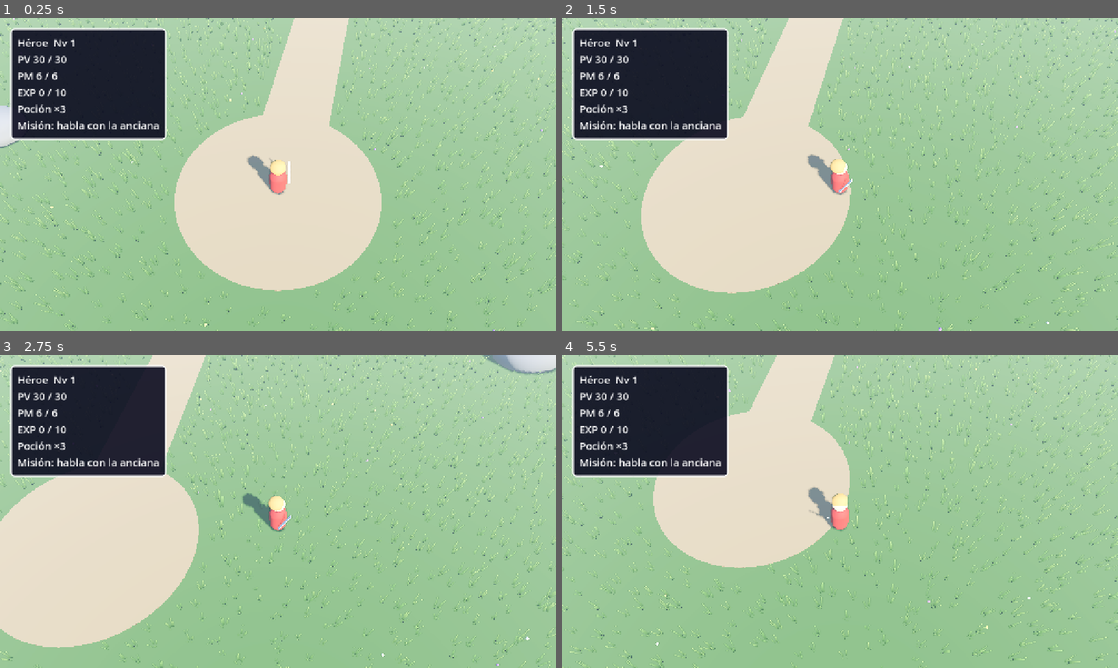
Above: before the commit, frames 1-4 (two rows, left to right).
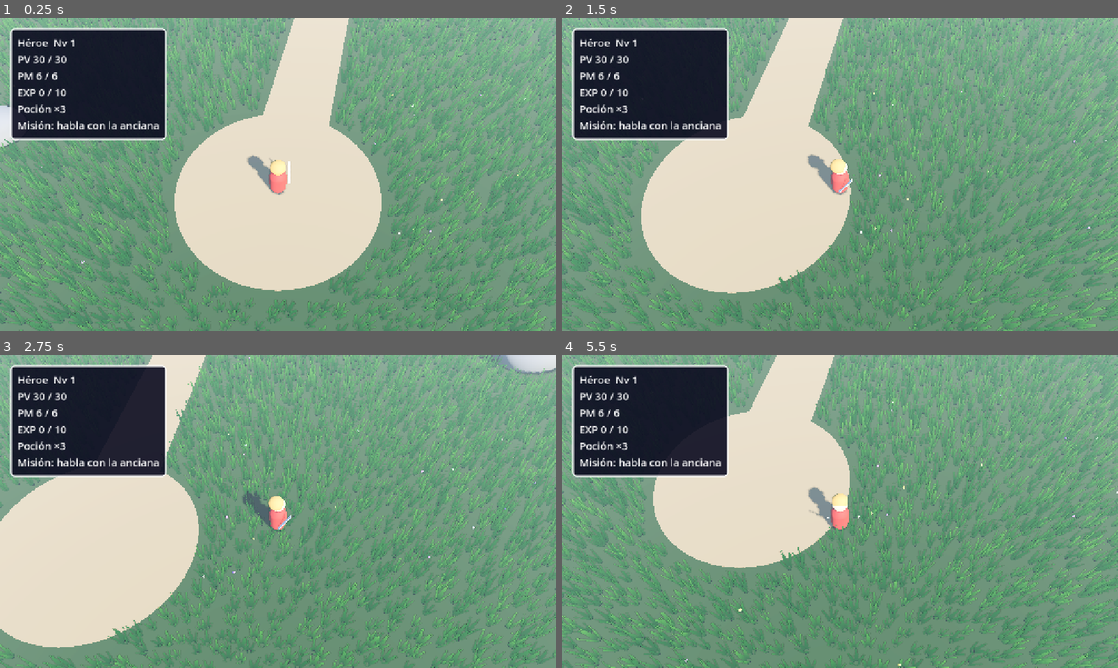
Above: after the commit, the same moments.

Repository: apergas/rpg-turnos
Game: Godot game, scene res://scenes/game/game.tscn
Same seed, same stepped clock (60 frames per second), same inputs: the game is played once before the commit and once after it.
Inputs (mouse positions are in pixels of both pictures, inside the frame that each line leads up to):
- Up to frame 1 (0.25 s): no input
- Up to frame 2 (1.5 s): tap Enter (ui_accept) at 0.5, 0.77 s; move the mouse to (962, 158) at 0.52 s; hold D 0.53-1.25 s; click (962, 158) at 0.67 s; drag from (728, 190) to (812, 237) at 1.27 s
- Up to frame 3 (2.75 s): move the mouse to (333, 442) at 2.02 s; hold D from 2.03 s (still down)
- Up to frame 4 (5.5 s): release D at 2.75 s; drag from (812, 574) to (673, 464) at 2.77 s; move the mouse to (1006, 558) at 3.52 s; hold A 3.53-4.25 s; tap Enter (ui_accept) at 3.77 s; drag from (673, 464) to (756, 433) at 4.27 s; move the mouse to (867, 511) at 5.02 s; hold S from 5.03 s (still down); click (867, 511) at 5.17 s

The runs differ from the first frame. In frame 1, 69% of the frame differs, in the area x 0-100%, y 0-100%; in frame 2, 69%; in frame 3, 71%; in frame 4, 75%.

Commit message:
Thicken and darken the tall grass

Diff:
--- a/scripts/world/vegetation.gd
+++ b/scripts/world/vegetation.gd
@@ -5,18 +5,18 @@
 ## The returned material sways with the wind; set_pusher() bends it away from a point.
 
 const GRASS_SHADER := preload("res://shaders/grass.gdshader")
-const BLADES := 5
-const BLADE_WIDTH := 0.06
-const BLADE_HEIGHT := 0.5
+const BLADES := 7
+const BLADE_WIDTH := 0.12
+const BLADE_HEIGHT := 0.7
 ## How far each blade's tip leans out from the tuft centre.
-const BLADE_LEAN := 0.15
-const SPACING := 0.65
-const JITTER := 0.3
+const BLADE_LEAN := 0.2
+const SPACING := 0.45
+const JITTER := 0.2
 const MIN_SCALE := 0.8
 const MAX_SCALE := 1.3
 const CHUNK := 12.0
-## Two tip greens; every tuft gets a mix of them.
-const TIP_COLORS := [Color(0.36, 0.62, 0.22), Color(0.52, 0.7, 0.26)]
+## Two tip greens (sRGB, saturated); every tuft gets a mix of them.
+const TIP_COLORS := [Color(0.22, 0.55, 0.12), Color(0.42, 0.72, 0.16)]
 const FLOWERS_PER_M2 := 300.0 / 3600.0
 const FLOWER_COLORS := [Color(0.95, 0.95, 0.9), Color(0.98, 0.85, 0.2), Color(0.62, 0.42, 0.88)]
 const FLOWER_HEIGHT := Vector2(0.3, 0.45)
@@ -39,7 +39,8 @@
 				z + rng.randf_range(-JITTER, JITTER))
 			var yaw := rng.randf() * TAU
 			var scl := rng.randf_range(MIN_SCALE, MAX_SCALE)
-			var tint: Color = TIP_COLORS[0].lerp(TIP_COLORS[1], rng.randf())
+			# Custom data skips the sRGB conversion that base_color gets, so convert here.
+			var tint: Color = TIP_COLORS[0].lerp(TIP_COLORS[1], rng.randf()).srgb_to_linear()
 			if is_free.call(pos):
 				var key := Vector2i(floori(pos.x / CHUNK), floori(pos.z / CHUNK))
 				if not chunks.has(key):
--- a/scripts/world/world_stage.gd
+++ b/scripts/world/world_stage.gd
@@ -17,7 +17,7 @@
 const GRASS_PATH_MARGIN := 0.3
 const GRASS_ROCK_MARGIN := 0.2
 ## Floor under the tall grass: darker than the battle field so gaps read as shade.
-const GRASS_FLOOR := Color(0.22, 0.4, 0.15)
+const GRASS_FLOOR := Color(0.08, 0.22, 0.05)
 ## Where the old woman stands and where the Rey Slime waits once the quest unlocks it.
 const NPC_POS := Vector3(-2.5, 0, -20)
 const BOSS_POS := Vector3(0, 0, -27.5)
--- a/shaders/grass.gdshader
+++ b/shaders/grass.gdshader
@@ -4,7 +4,7 @@
 shader_type spatial;
 render_mode cull_disabled, specular_disabled;
 
-uniform vec3 base_color : source_color = vec3(0.16, 0.32, 0.1);
+uniform vec3 base_color : source_color = vec3(0.06, 0.2, 0.04);
 // Far below the ground by default, so nothing is pushed until set_pusher() is called.
 uniform vec3 pusher = vec3(0.0, -100.0, 0.0);
 uniform float push_radius = 0.8;
Not shown, changed: docs/boost/plans/2026-11-03-camara-vegetacion.md
Not shown, changed: docs/boost/specs/2026-11-03-camara-vegetacion-design.md
